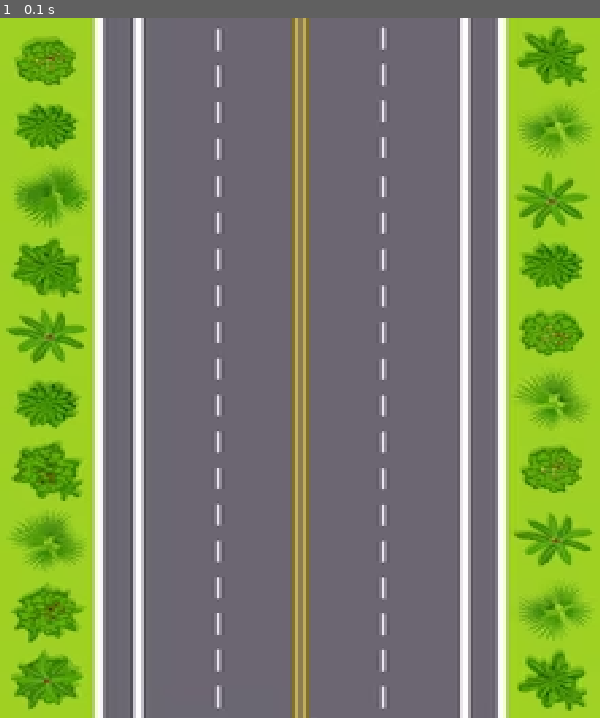
Above: before the commit, frame 1.
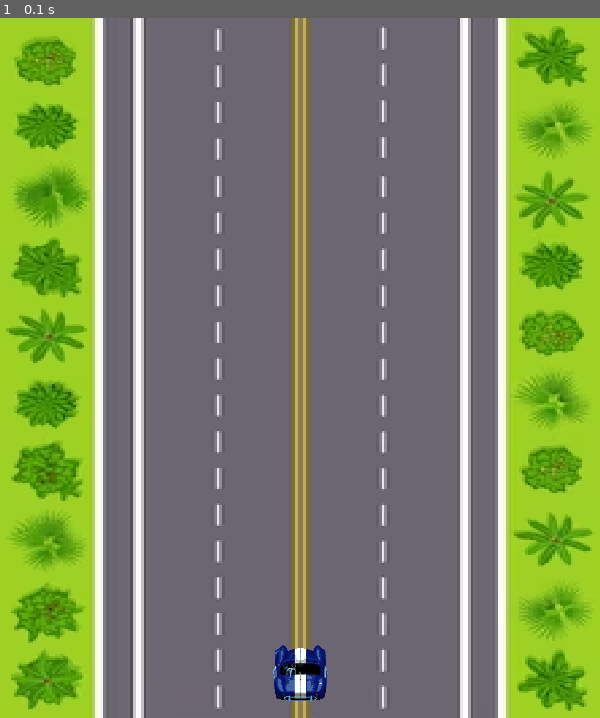
Above: after the commit, the same moment.

Repository: Bruno-Franzo/Pygame.carrinho
Game: pygame game, started from OJOGO.py
Same seed, same stepped clock (60 frames per second), same inputs: the game is played once before the commit and once after it.
Inputs:
- Up to frame 1 (0.1 s): no input

The runs differ from the first frame. In frame 1, 0.6% of the frame differs, in the area x 45-55%, y 89-98%.

Commit message:
adicionando jogador ao cenario

Diff:
--- a/OJOGO.py
+++ b/OJOGO.py
@@ -16,13 +16,54 @@
 #inicia assets
 background= pygame.image.load('assets/img/Rua.png')
 background = pygame.transform.scale(background,(WIDTH,HEIGHT))
+jogador_img= pygame.image.load('assets/img/carro.frente.png')
+jogador_direita_img= pygame.image.load('assets/img/car.Direita.png')
+jogador_esquerda_img= pygame.image.load('assets/img/car.Esquerda.png')
+
 
 
 
 #iniciando estrutura de dados
-game = True
+#Definindo classes
+class Jogador(pygame.sprite.Sprite):
+    def __init__(self, img):
+        # Classe mae(sprite)
+        pygame.sprite.Sprite.__init__(self)
+
+        self.image= img
+        self.rect= self.image.get_rect()
+        self.rect.centerx = WIDTH / 2
+        self.rect.bottom= HEIGHT - 10
+        self.speedx = 0
+
+    def update(self):
+        #atualiza posicao do jogador
+        self.rect.x += self.speedx
+
+        # Mantem dentro da tela
+        if self.rect.right > WIDTH:
+            self.rect.right = WIDTH
+        if self.rect.left < 0:
+            self.rect.left = 0
+
+
+
+#criando um grupo de sprites
+all_sprites = pygame.sprite.Group()
+
+
+# Criando o jogador
+player= Jogador(jogador_img)
+all_sprites.add(player)
+
+
+
+
+
+
 
 #loop principal do jogo
+game = True
 while game:
     #    olha os eventos
     for event in pygame.event.get():
@@ -34,6 +75,8 @@
     # gera as saidas
     window.fill((255, 255, 255))  # Preenche com a cor branca
     window.blit(background, (0, 0))
+    #desenhando sprites
+    all_sprites.draw(window)
 
 
     #atualiza o estado do jogo
